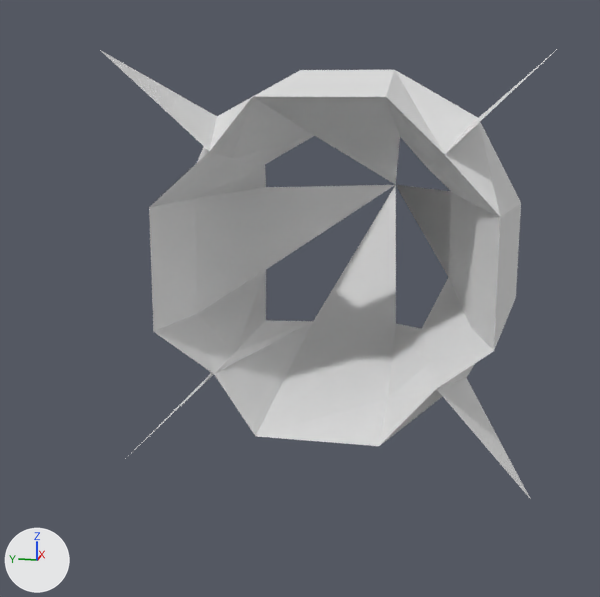
An edit to the Blender file blender_files/ICBM.blend, drawn before and after from the same camera.
Both versions are drawn from a 50 mm camera at (-27.0, -4.3, 5.3) aimed at (9.0, 2.9, -3.7). The axes (+X, +Y, +Z) are drawn at lower left. The lights are the same throughout.
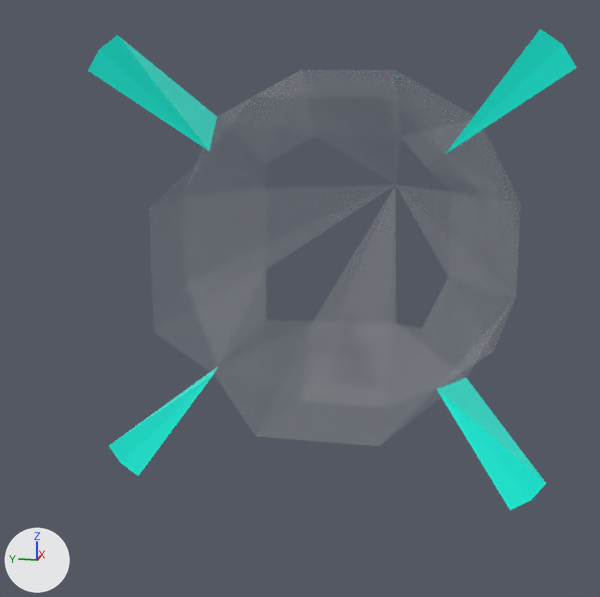
Boxes [x1, y1, x2, y2] around the edits, measured in the pictures (600 x 597 px):
'Cube', reshaped (8% wider, 7% taller)
    before: [100, 50, 554, 498]
    after: [88, 29, 577, 510]
part 1 of me_cube, built on
    before: [149, 97, 500, 446]
    after: [88, 29, 577, 510]
part 2 of me_cube, recoloured
    before: [100, 50, 554, 498]

The change, as a list of edits to the scene's bpy script:
```text
Add mat_fins_glow:
    mat_fins_glow = principled_material('fins_glow')
    mat_fins_glow.base_color = (0.0, 1.0, 0.8)  # cyan #00ffe7
Add mat_hull_main:
    mat_hull_main = principled_material('hull_main')
    mat_hull_main.base_color = (0.8, 0.8, 0.8)  # white #e7e7e7
    mat_hull_main.roughness = 0.437
    mat_hull_main.alpha = 0.0551
Change me_cube:
    used by ob_cube; location = (0.0, 0.0, 0.0)
    remove me_cube.from_pydata(...)  # 50 vertices, 71 faces, 4 loose edges; spans x -3.0..24.0, y -6.6..6.6, z -6.6..6.6
    add me_cube.from_pydata(...)  # 49 vertices, 87 faces, 4 loose edges; spans x -3.0..24.0, y -7.0..7.0, z -7.0..7.0
    me_cube part 1
    9 vertices are removed from x -0.5, y -4.6..4.6, z -4.6..3.3
    19 faces are deleted
    8 vertices are added at x -3.0, y -7.0..7.0, z -7.0..7.0
    11 new faces join them, mat_hull_main (white #e7e7e7)
    24 new faces join them, mat_fins_glow (cyan #00ffe7)
    me_cube part 2: 4 faces spanning x -3.0..2.0, y -6.6..6.6, z -6.6..6.6 switch from mat_material (white #e7e7e7) to mat_fins_glow (cyan #00ffe7)
    add me_cube.materials.append(mat_hull_main)  # white #e7e7e7
```
